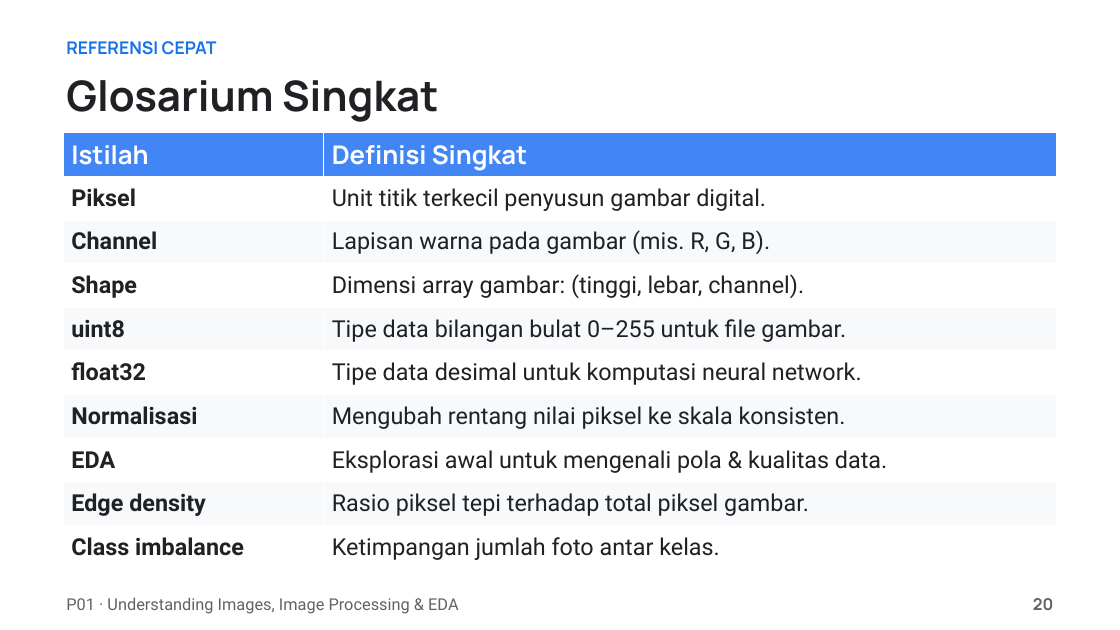
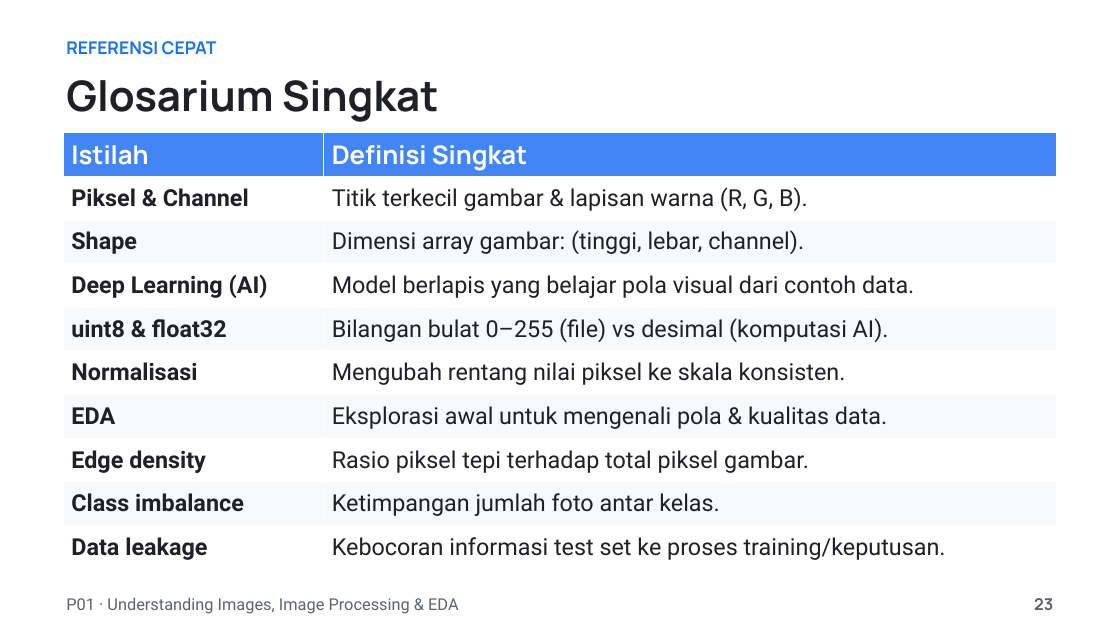
Before and after one commit to muhammadhaerul25/HaloTech-Private-DeepLearning, a slide deck: slide 23 of Materials/P01 - Understanding Images, Image Processing & EDA/P01 - Understanding Images, Image Processing & EDA.pptx (slide 20 before the commit). Drawn at 1120x630 pixels with LibreOffice and Linux fonts; fonts in the diff are those of the drawing. Boxes give left, top, right and bottom in pixels: in the first picture for what was removed or moved away, otherwise in the second. Text is boxed around its words. In the diff, an @@ line names an element or a change of style, - is before the commit and + after.

```diff
--- a/Materials/P01 - Understanding Images, Image Processing & EDA/P01 - Understanding Images, Image Processing & EDA.pptx
+++ b/Materials/P01 - Understanding Images, Image Processing & EDA/P01 - Understanding Images, Image Processing & EDA.pptx
@@ table at [63, 133, 1057, 570] @@
-row 2: Piksel | Unit titik terkecil penyusun gambar digital.
-row 3: Channel | Lapisan warna pada gambar (mis. R, G, B).
+row 2: Piksel & Channel | Titik terkecil gambar & lapisan warna (R, G, B).
-row 4, column 1: uint8
+row 4, column 1: Deep Learning (AI)
-row 4, column 2: Tipe data bilangan bulat 0–255 untuk file gambar.
+row 4, column 2: Model berlapis yang belajar pola visual dari contoh data.
-row 5, column 1: float32
+row 5, column 1: uint8 & float32
-row 5, column 2: Tipe data desimal untuk komputasi neural network.
+row 5, column 2: Bilangan bulat 0–255 (file) vs desimal (komputasi AI).
+row 10: Data leakage | Kebocoran informasi test set ke proses training/keputusan.
@@ text at [1034, 598, 1053, 610]: text changed @@
-20
+23
```
Also in this commit, not shown: 17 other slides changed, 3 slides added, 18 other files.
